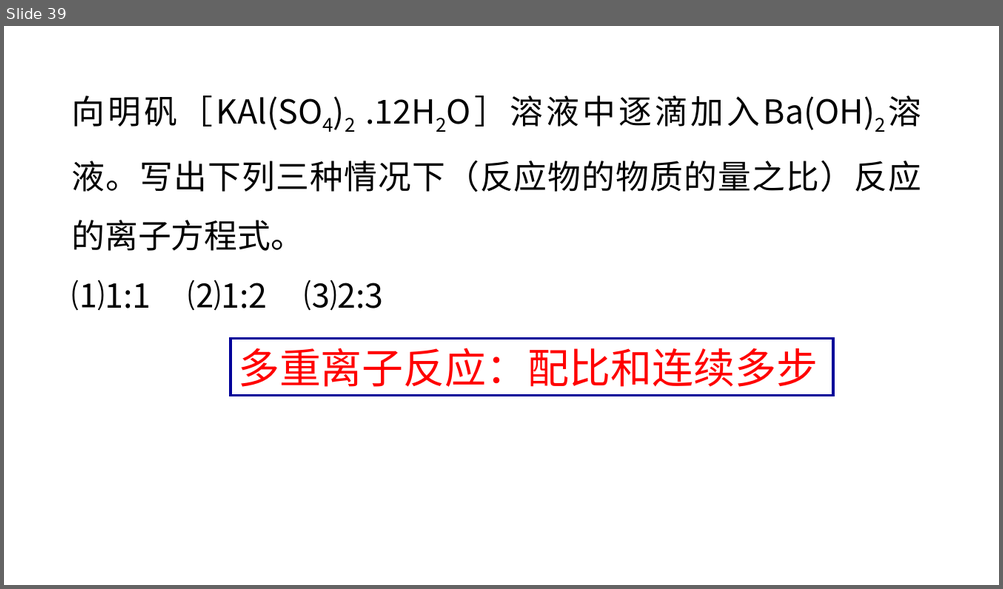
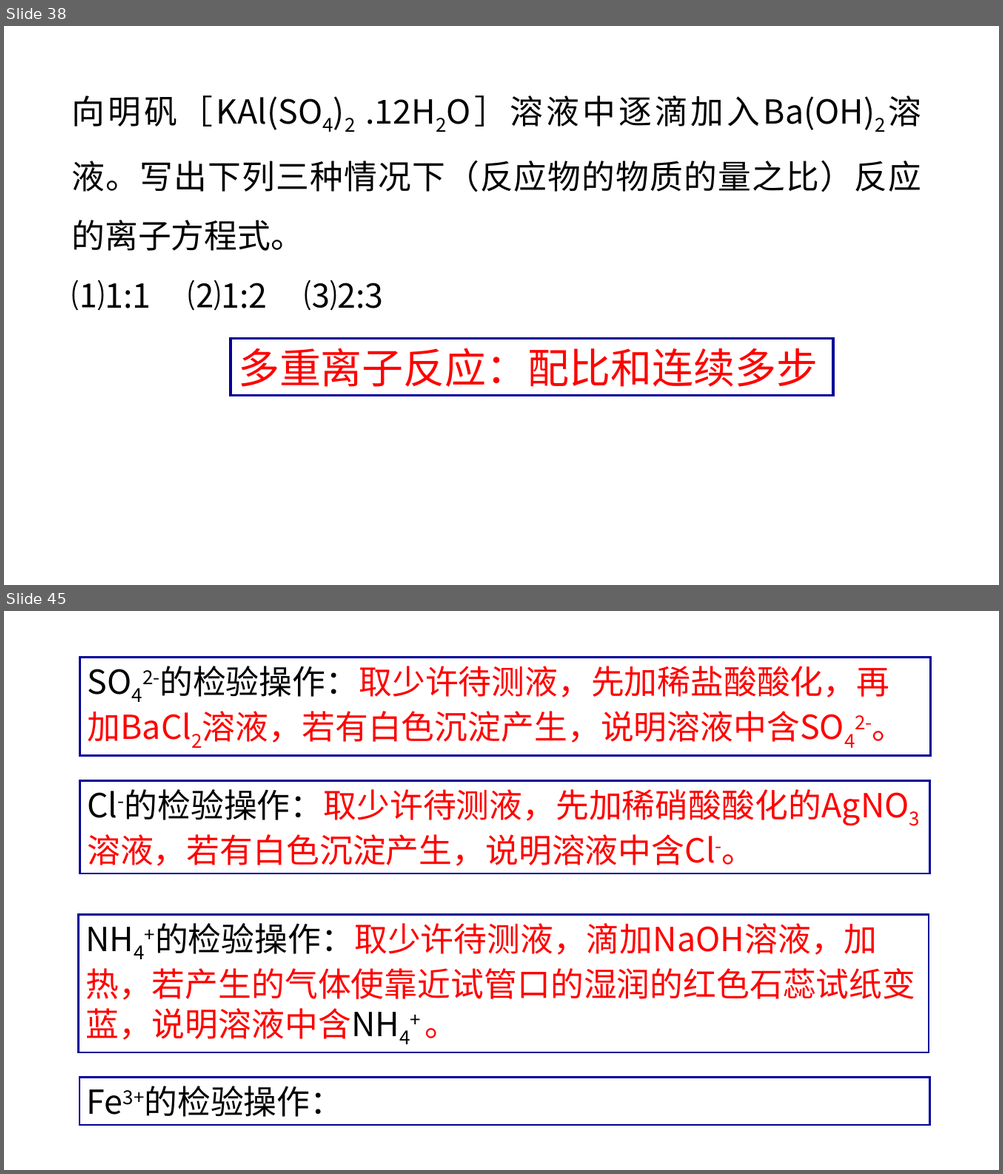
Before and after one commit to EntropyRiser/underwaterftp, a slide deck: files/Chemistry/一轮复习—离子反应专题 正式.ppt. Shown one above the other, each under a label of ours: slide 39 before the commit, slides 38 and 45 after it; the slides between them are not shown. The pictures are 1003x589 and 1003x1174 pixels, drawn with LibreOffice and Linux fonts; fonts in the diff are those of the drawing. Boxes give left, top, right and bottom in pixels: in the first picture for what was removed or moved away, otherwise in the second. Text is boxed around its words. In the diff, an @@ line names an element or a change of style, - is before the commit and + after.

```diff
--- a/files/Chemistry/一轮复习—离子反应专题 正式.ppt
+++ b/files/Chemistry/一轮复习—离子反应专题 正式.ppt
@@ slide 45 added at [4, 611, 999, 1170], background #FFFFFF @@
@@ rectangle added at [80, 657, 930, 755], outline #000099 2.01 pt, 32 pt, text #FF0000 @@
+SO42-的检验操作：取少许待测液，先加稀盐酸酸化，再加BaCl2溶液，若有白色沉淀产生，说明溶液中含SO42-。
@@ rectangle added at [80, 781, 930, 874], outline #000099 2.01 pt, 32 pt, text #FF0000 @@
+Cl-的检验操作：取少许待测液，先加稀硝酸酸化的AgNO3溶液，若有白色沉淀产生，说明溶液中含Cl-。
@@ rectangle added at [79, 914, 928, 1052], outline #000099 2.01 pt, 32 pt, text #FF0000 @@
+NH4+的检验操作：取少许待测液，滴加NaOH溶液，加热，若产生的气体使靠近试管口的湿润的红色石蕊试纸变蓝，说明溶液中含NH4+ 。
@@ rectangle added at [79, 1078, 929, 1125], outline #000099 2.01 pt, 32 pt, text #000000 @@
+Fe3+的检验操作：
@@ what was slide 39 is now slide 38 @@
```
Also in this commit, not shown: 4 slides changed, 7 other slides added, 25 slides removed.
